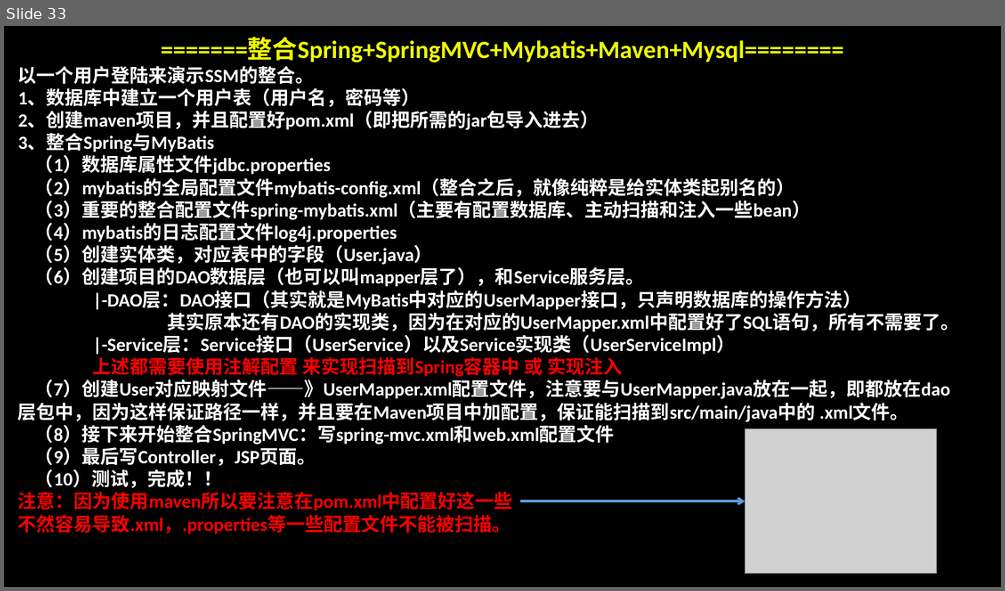
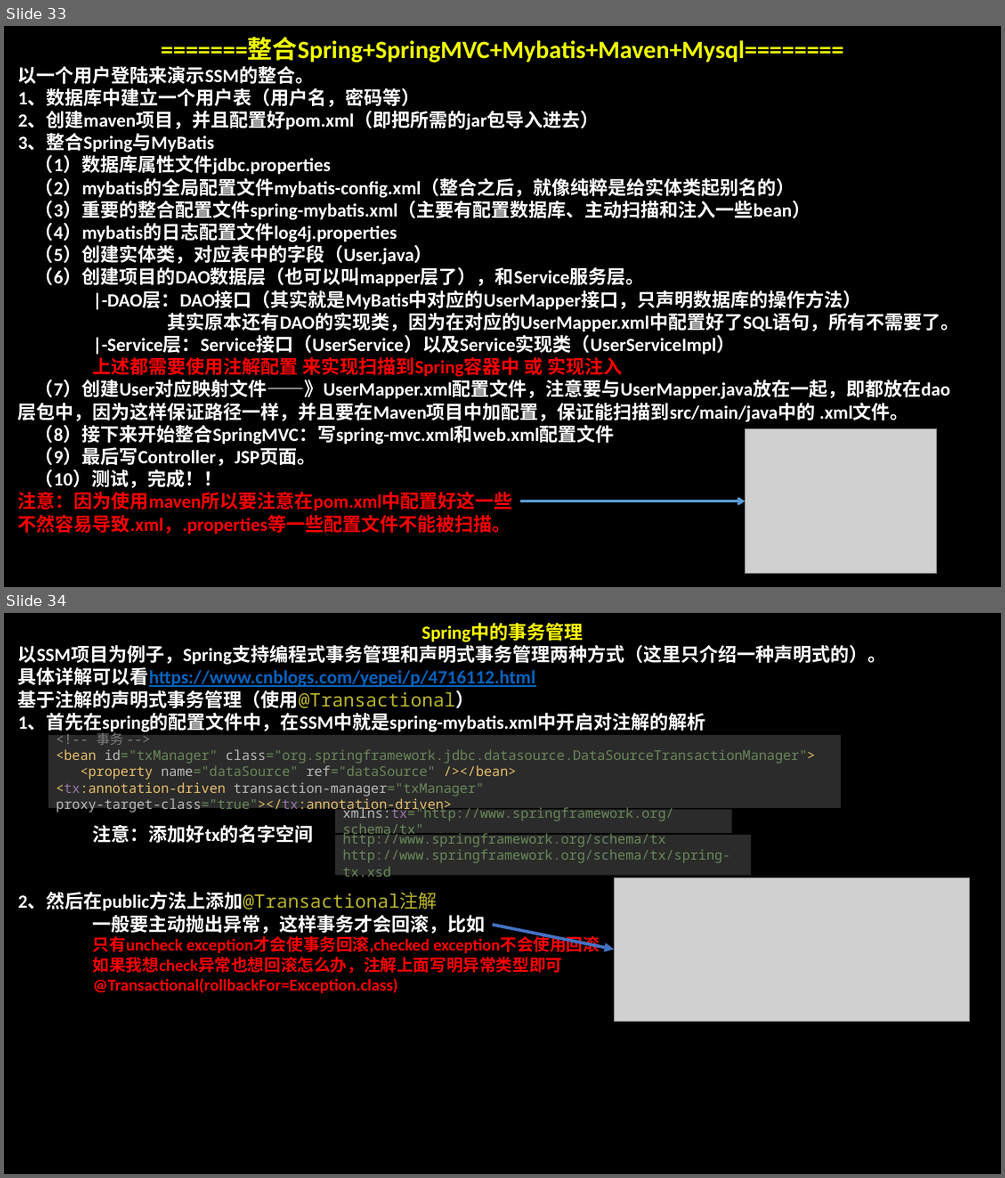
Before and after one commit to MrZhangD/Study, a slide deck: javaweb笔记/SSM笔记.pptx. Shown one above the other, each under a label of ours: slide 33 before the commit, slides 33 and 34 after it. The pictures are 1005x591 and 1005x1178 pixels, drawn with LibreOffice and Linux fonts; fonts in the diff are those of the drawing; grey boxes stand for pictures. Boxes give left, top, right and bottom in pixels: in the first picture for what was removed or moved away, otherwise in the second. Text is boxed around its words. In the diff, an @@ line names an element or a change of style, - is before the commit and + after.

Commit message:
增加了Spring对事务管理的笔记 2018年12月29日15:59:29

```diff
--- a/javaweb笔记/SSM笔记.pptx
+++ b/javaweb笔记/SSM笔记.pptx
@@ slide 34 added at (4,613,1001,1174), background #000000 @@
@@ text added at (18,623,886,993), 18 pt, text #FFFFFF, bold @@
+Spring中的事务管理
+以SSM项目为例子，Spring支持编程式事务管理和声明式事务管理两种方式（这里只介绍一种声明式的）。
+具体详解可以看https://www.cnblogs.com/yepei/p/4716112.html
+基于注解的声明式事务管理（使用@Transactional）
+1、首先在spring的配置文件中，在SSM中就是spring-mybatis.xml中开启对注解的解析
+注意：添加好tx的名字空间
+2、然后在public方法上添加@Transactional注解
+一般要主动抛出异常，这样事务才会回滚，比如
+只有uncheck exception才会使事务回滚,checked exception不会使用回滚
+如果我想check异常也想回滚怎么办，注解上面写明异常类型即可
+@Transactional(rollbackFor=Exception.class)
@@ rectangle added at (48,735,840,808), fill #2B2B2B, 13 pt, text #6A8759 @@
+<!-- 事务 -->
+<bean id="txManager" class="org.springframework.jdbc.datasource.DataSourceTransactionManager">
+<property name="dataSource" ref="dataSource" /></bean>
+<tx:annotation-driven transaction-manager="txManager" proxy-target-class="true"></tx:annotation-driven>
@@ rectangle added at (335,809,732,833), fill #2B2B2B, 13 pt, text #6A8759 @@
+xmlns:tx="http://www.springframework.org/schema/tx"
@@ rectangle added at (335,835,751,876), fill #2B2B2B, 13 pt, text #6A8759 @@
+http://www.springframework.org/schema/tx
+http://www.springframework.org/schema/tx/spring-tx.xsd
@@ picture added at (615,877,971,1021) @@
@@ arrow added from (493, 925) to (615, 949), #4472C4 3 pt @@
```
Also in this commit, not shown: 1 slide changed, 1 slide removed.
